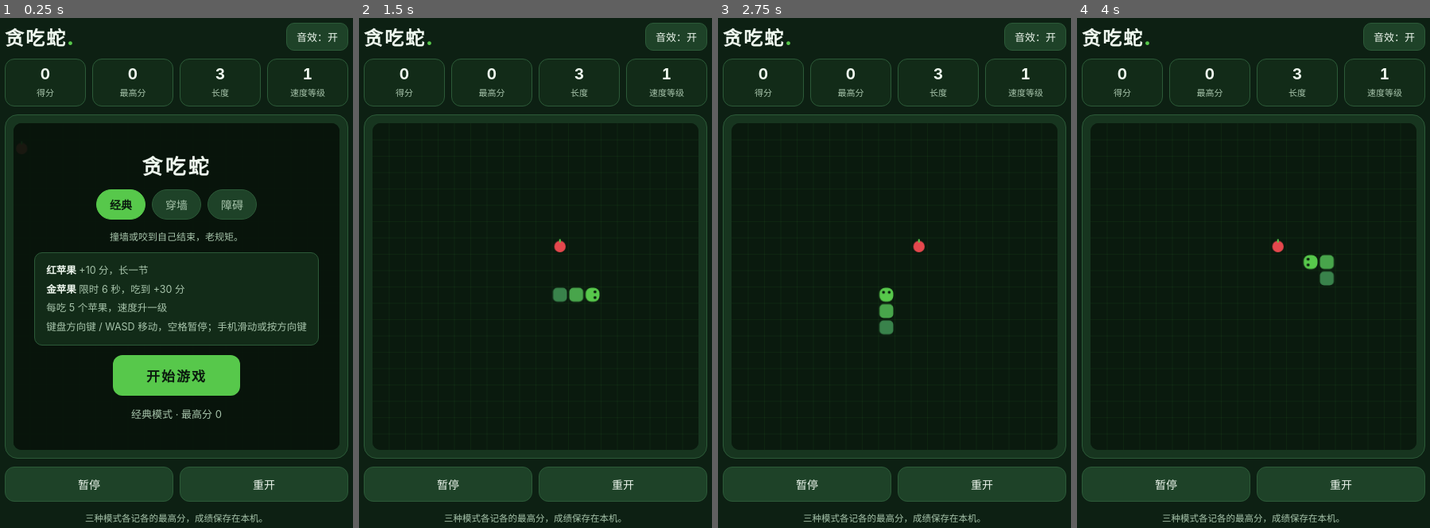
Above: before the commit, frames 1-4 (left to right).
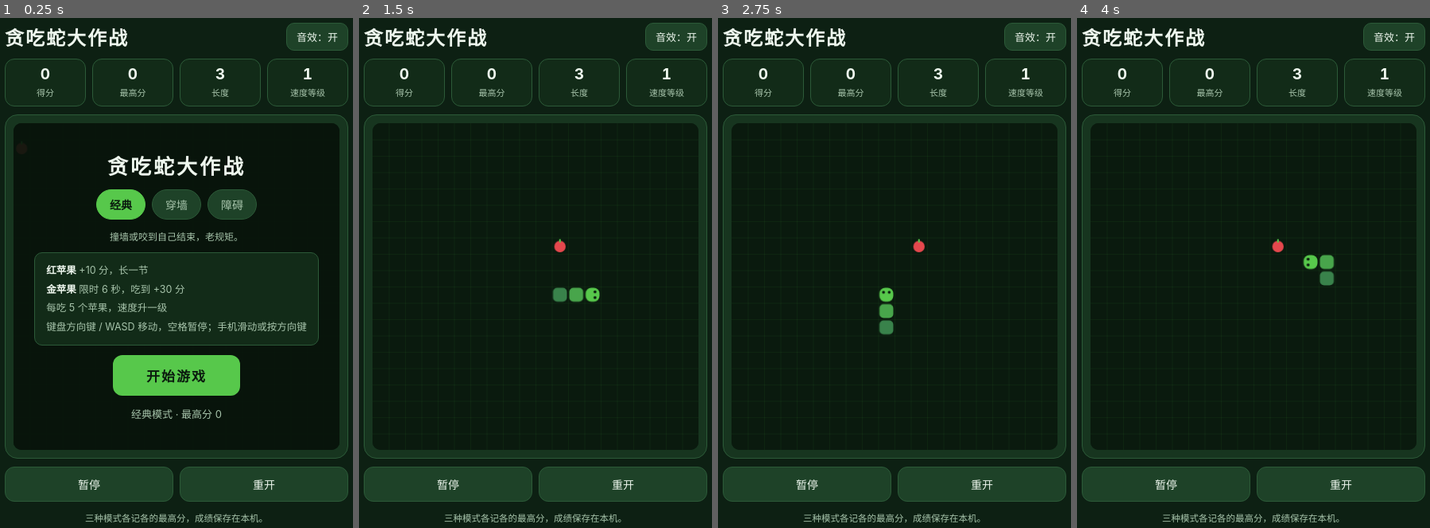
Above: after the commit, the same moments.

Repository: peiyuanliu212-prog/snake-game
Game: browser game, page index.html
Same seed, same stepped clock (60 frames per second), same inputs: the game is played once before the commit and once after it.
Inputs:
- Up to frame 1 (0.25 s): no input
- Up to frame 2 (1.5 s): click "开始游戏" at 0.27 s; hold Right from 1.03 s (still down)
- Up to frame 3 (2.75 s): release Right at 1.53 s; hold Down 1.58-1.85 s; hold Left 1.9-2.47 s; hold Up from 2.52 s (still down)
- Up to frame 4 (4 s): release Up at 2.82 s; hold Right 2.87-3.53 s; hold Up 3.58-3.82 s; hold Left from 3.87 s (still down)

The runs differ from the first frame. In frame 1, 1.2% of the frame differs, in the area x 18-70%, y 1-32%; in frame 2, 0.3%; in frame 3, 0.3%; in frame 4, 0.3%.

Commit message:
rename to 贪吃蛇大作战

Diff:
--- a/index.html
+++ b/index.html
@@ -3,7 +3,7 @@
 <head>
 <meta charset="utf-8">
 <meta name="viewport" content="width=device-width, initial-scale=1, viewport-fit=cover, user-scalable=no">
-<title>贪吃蛇</title>
+<title>贪吃蛇大作战</title>
 <style>
   :root{
     --bg:#0d2013; --panel:#17351f; --panel2:#1e4228; --line:#2c5a38;
@@ -87,7 +87,7 @@
 <body>
 <div class="app">
   <header>
-    <div class="title">贪吃蛇<span class="dot">.</span></div>
+    <div class="title">贪吃蛇大作战</div>
     <button class="sound-btn" id="soundBtn" type="button">音效：开</button>
   </header>
 
@@ -103,7 +103,7 @@
     <div class="toast" id="toast"></div>
 
     <div class="overlay" id="startPanel">
-      <h2>贪吃蛇</h2>
+      <h2>贪吃蛇大作战</h2>
       <div class="modes" id="modeRow">
         <button class="mode on" data-mode="classic" type="button">经典</button>
         <button class="mode" data-mode="wrap" type="button">穿墙</button>
